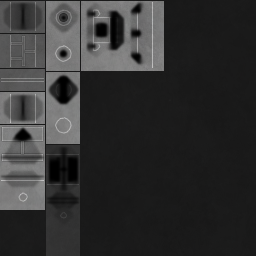
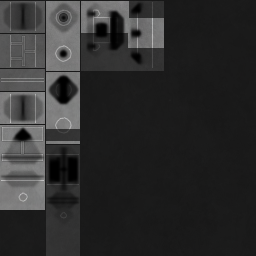
Comparing the layer stacks of the two 256×256 images. Changes:
added layer "Layer 1" above "b" over [46, 1, 164, 141]
